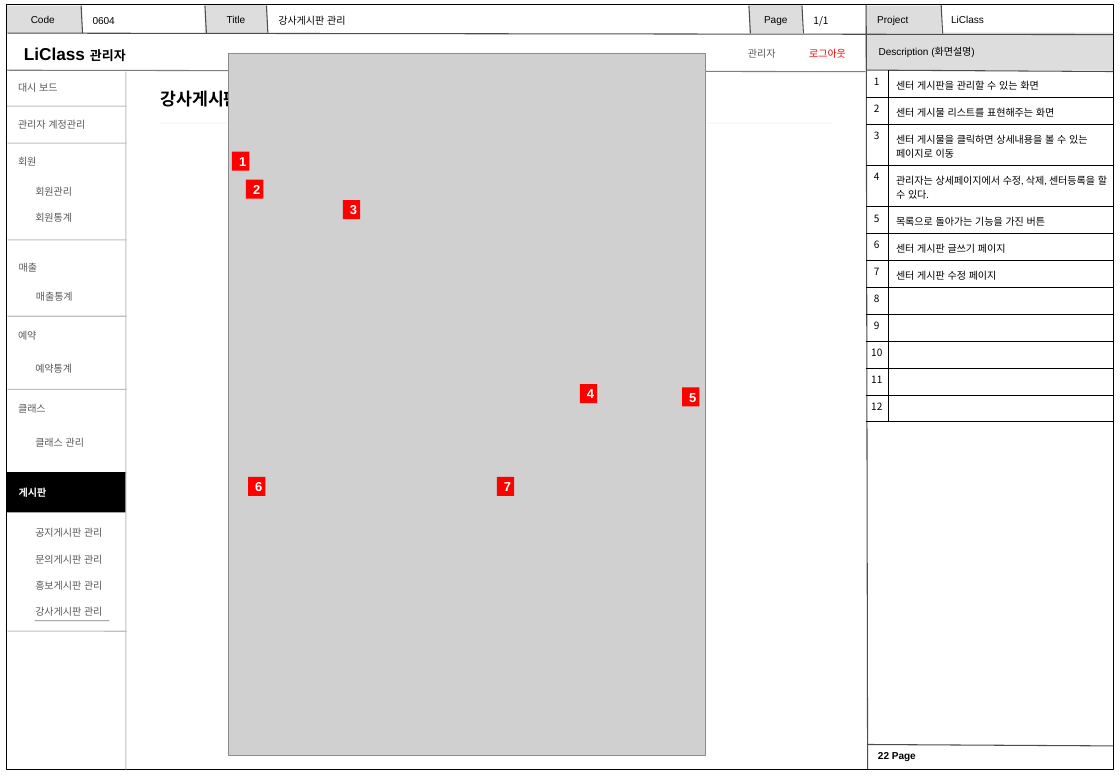
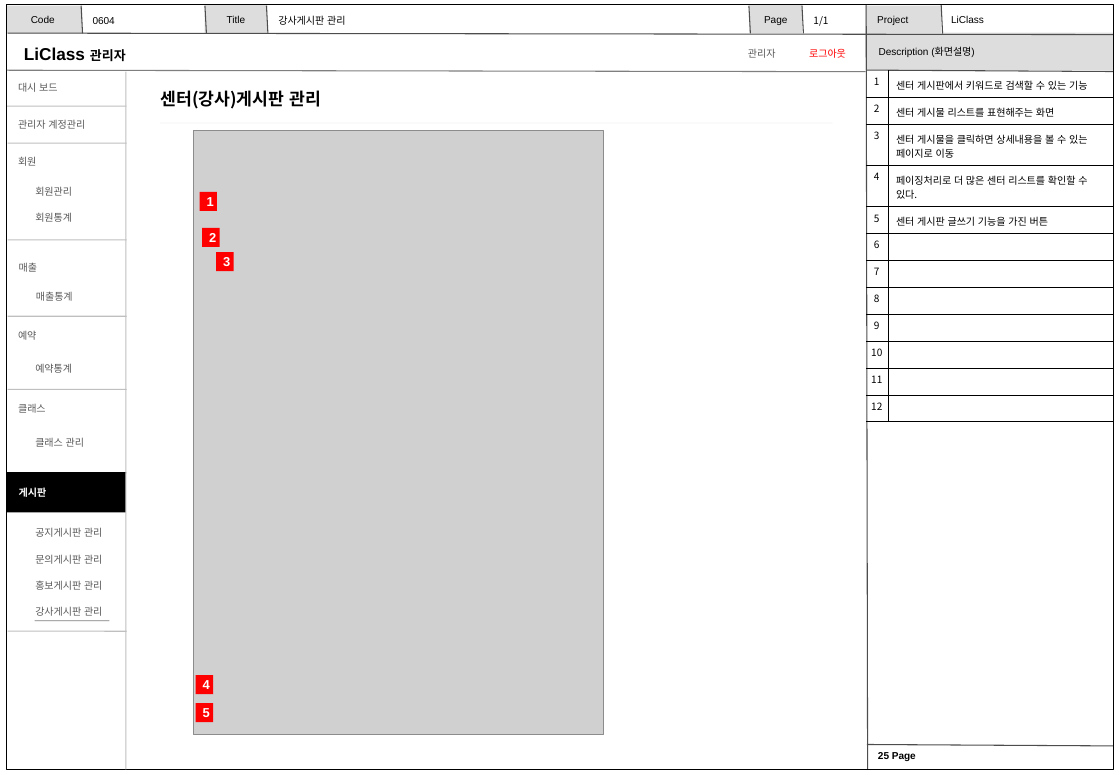
Before and after one commit to jmlim1107/jmlim1107.kh, a slide deck: slide 25 of LiClassProject/라이클래스 팀프로젝트 산출물/6. 스토리보드(화면설계)/3조_스토리보드_2023403_관리자.pptx (slide 22 before the commit). Drawn at 1120x775 pixels with LibreOffice and Linux fonts; fonts in the diff are those of the drawing; grey boxes stand for pictures; background and template pictures are left out. Boxes give left, top, right and bottom in pixels: in the first picture for what was removed or moved away, otherwise in the second. Text is boxed around its words. In the diff, an @@ line names an element or a change of style, - is before the commit and + after.

Commit message:
3조_스토리보드_2023403_관리자.pptx 수정_소영
3조_스토리보드_2023403_관리자.pptx 수정_소영

```diff
--- a/LiClassProject/라이클래스 팀프로젝트 산출물/6. 스토리보드(화면설계)/3조_스토리보드_2023403_관리자.pptx
+++ b/LiClassProject/라이클래스 팀프로젝트 산출물/6. 스토리보드(화면설계)/3조_스토리보드_2023403_관리자.pptx
@@ table at (867,70,1114,414) @@
-row 1, column 2: 센터 게시판을 관리할 수 있는 화면
+row 1, column 2: 센터 게시판에서 키워드로 검색할 수 있는 기능
-row 4, column 2: 관리자는 상세페이지에서 수정, 삭제, 센터등록을 할 수 있다.
+row 4, column 2: 페이징처리로 더 많은 센터 리스트를 확인할 수 있다.
-row 5, column 2: 목록으로 돌아가는 기능을 가진 버튼
+row 5, column 2: 센터 게시판 글쓰기 기능을 가진 버튼
-row 6, column 2: 센터 게시판 글쓰기 페이지
+row 6, column 2: 
-row 7, column 2: 센터 게시판 수정 페이지
+row 7, column 2: 
@@ text at (161,90,321,109): text changed @@
-강사게시판 관리
+센터(강사)게시판 관리
@@ picture: place and size @@
-picture at (229,54,705,757)
+picture at (193,131,604,735)
@@ rectangle "1": place and size @@
-rectangle "1" at (232,152,249,171)
+rectangle "1" at (200,192,217,211)
@@ rectangle "2": place and size @@
-rectangle "2" at (246,180,264,199)
+rectangle "2" at (203,228,220,246)
@@ rectangle "3": place and size @@
-rectangle "3" at (343,201,361,219)
+rectangle "3" at (216,252,234,271)
@@ rectangle removed at (248,477,266,495) @@
-6
@@ rectangle removed at (497,477,515,495) @@
-7
@@ rectangle "4": place and size @@
-rectangle "4" at (580,385,598,403)
+rectangle "4" at (195,675,213,694)
@@ rectangle "5": place and size @@
-rectangle "5" at (683,388,700,406)
+rectangle "5" at (195,703,213,722)
@@ page number at (878,752,916,761): text changed @@
-22 Page
+25 Page
```
Also in this commit, not shown: 3 other slides changed, 6 slides added.
